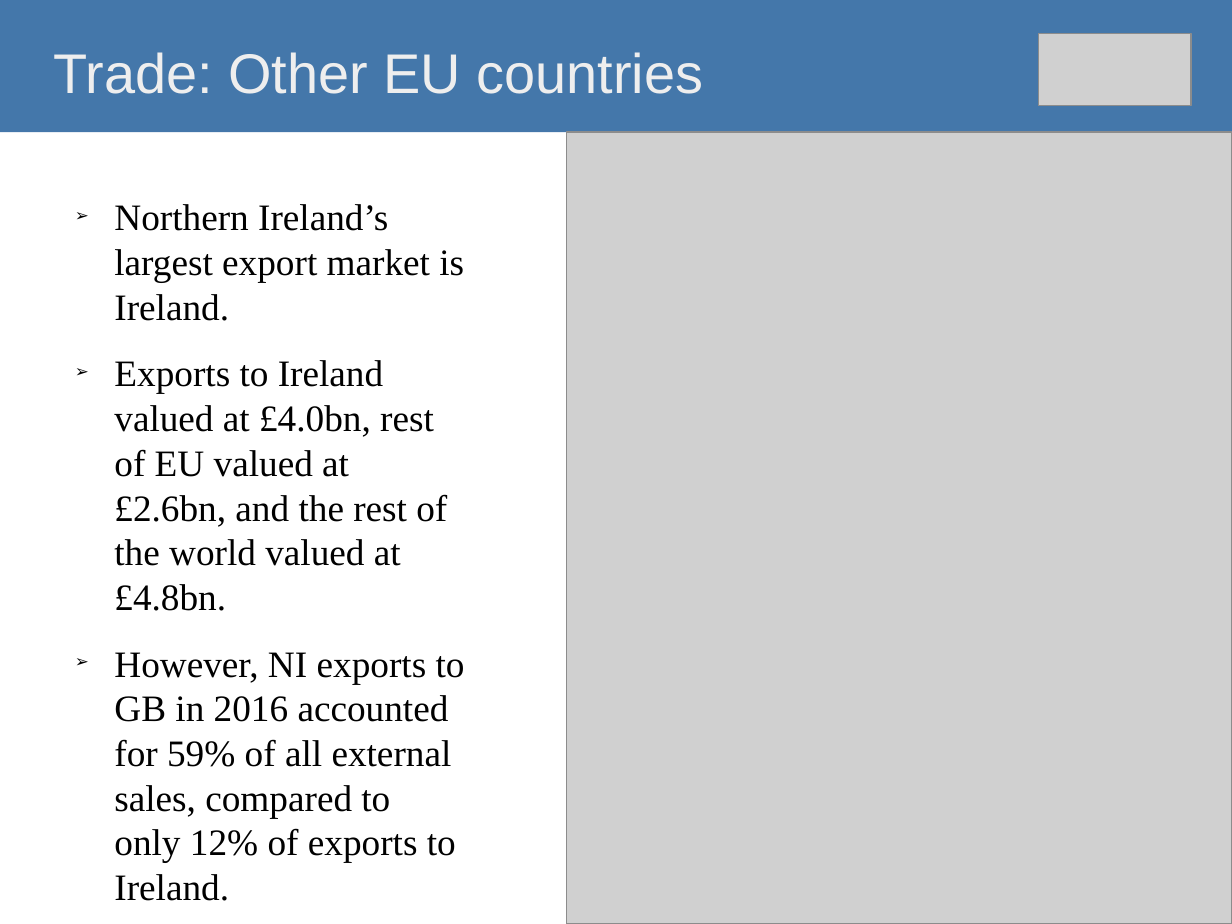
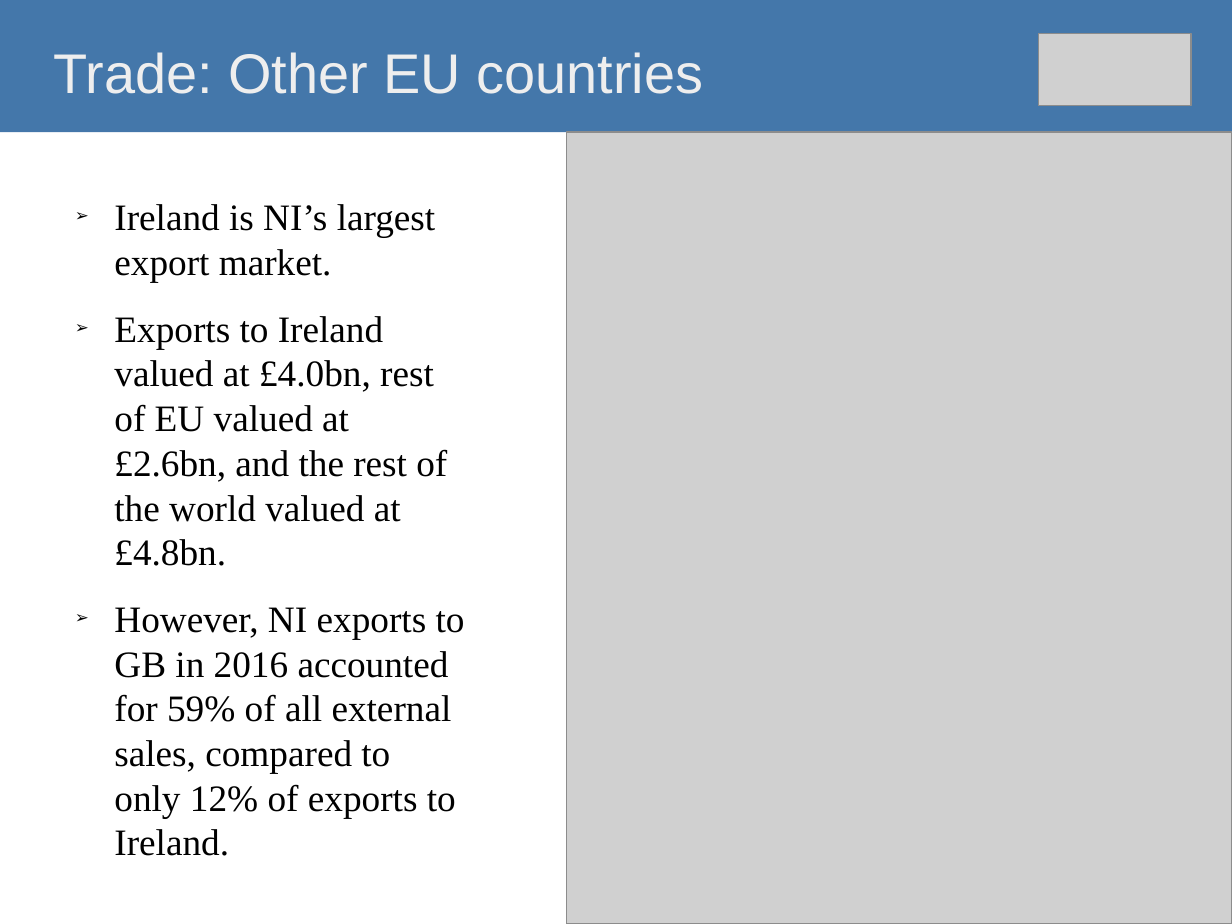
Before and after one commit to O1sims/MigrationNI, a slide deck: slide 4 of presentation/impact-of-brexit-on-ni-economy.odp. Drawn at 1232x924 pixels with LibreOffice and Linux fonts; fonts in the diff are those of the drawing; grey boxes stand for pictures. Boxes give left, top, right and bottom in pixels: in the first picture for what was removed or moved away, otherwise in the second. Text is boxed around its words. In the diff, an @@ line names an element or a change of style, - is before the commit and + after.

```diff
--- a/presentation/impact-of-brexit-on-ni-economy.odp
+++ b/presentation/impact-of-brexit-on-ni-economy.odp
@@ text at (114,204,435,282): text changed @@
-➢ Northern Ireland’s largest export market is Ireland.
+➢ Ireland is NI’s largest export market.
```
Also in this commit, not shown: 11 other slides changed, 1 slide added.
